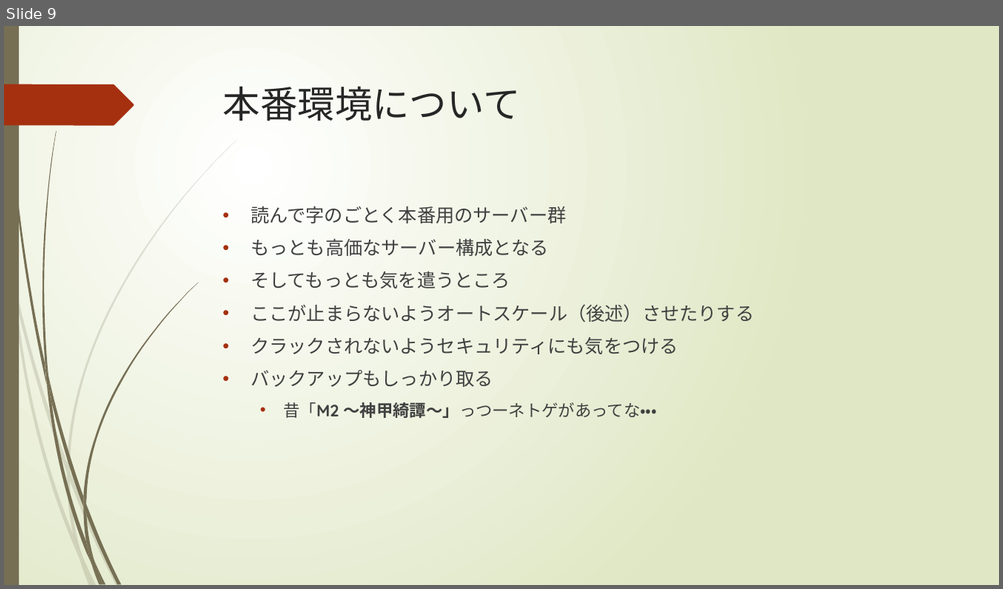
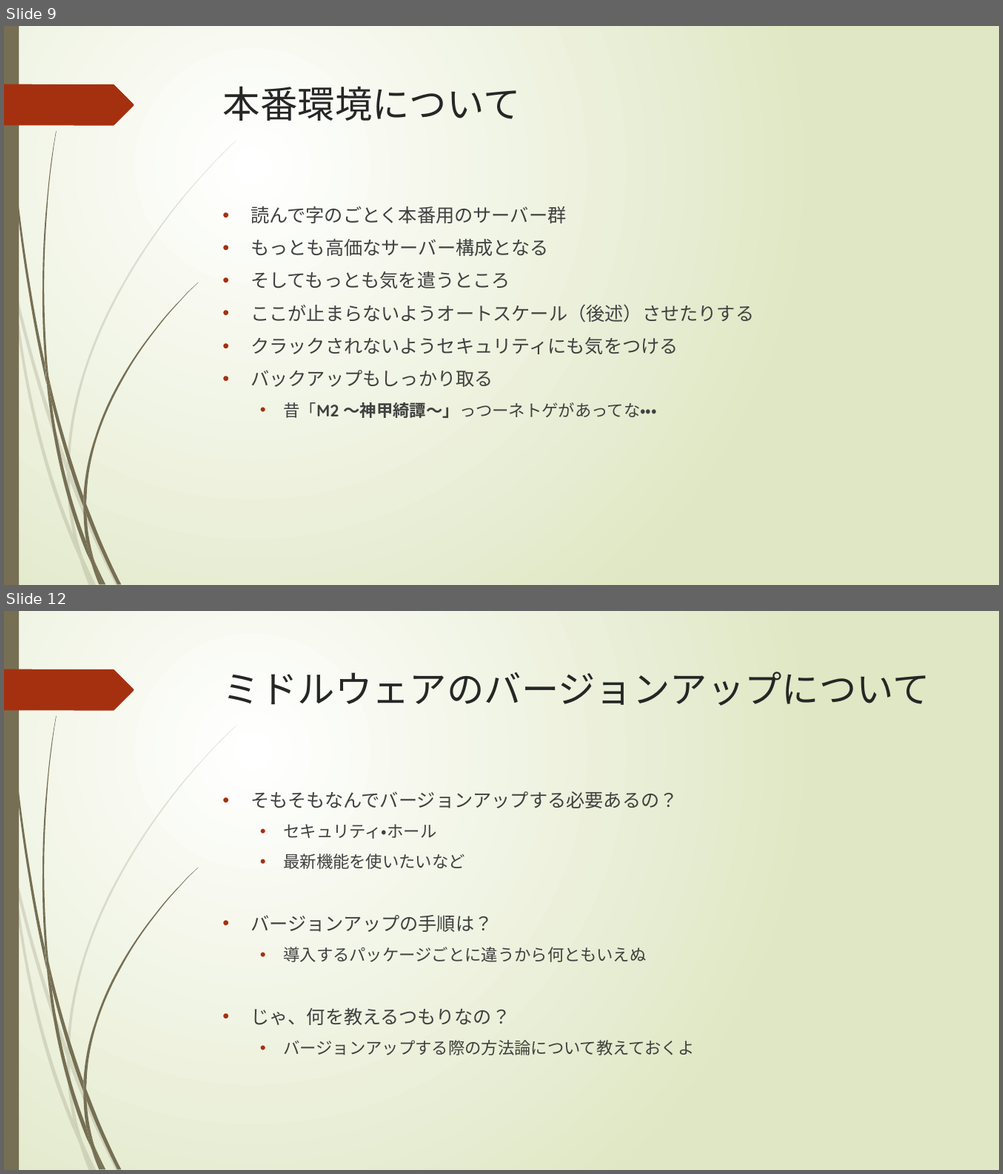
Before and after one commit to gallu/SchoolGameServer, a slide deck: Lessons/lesson9/docs/Lesson9.pptx. Shown one above the other, each under a label of ours: slide 9 before the commit, slides 9 and 12 after it; the slides between them are not shown. The pictures are 1003x589 and 1003x1174 pixels, drawn with LibreOffice and Linux fonts; fonts in the diff are those of the drawing. Boxes give left, top, right and bottom in pixels: in the first picture for what was removed or moved away, otherwise in the second. Text is boxed around its words. In the diff, an @@ line names an element or a change of style, - is before the commit and + after.

```diff
--- a/Lessons/lesson9/docs/Lesson9.pptx
+++ b/Lessons/lesson9/docs/Lesson9.pptx
@@ slide 12 added at (4,611,999,1170), background gradient #FFFFFF to #DFE8C4; not listed: 24 template elements that a slide beside it also shows @@
@@ title added at (223,672,930,706), 36 pt, text #262626 @@
+ミドルウェアのバージョンアップについて
@@ text added at (250,792,694,1056), 16 pt, text #404040 @@
+• そもそもなんでバージョンアップする必要あるの？
+  • セキュリティ・ホール
+  • 最新機能を使いたいなど
+• バージョンアップの手順は？
+  • 導入するパッケージごとに違うから何ともいえぬ
+• じゃ、何を教えるつもりなの？
+  • バージョンアップする際の方法論について教えておくよ
```
Also in this commit, not shown: 1 slide changed, 8 other slides added.
